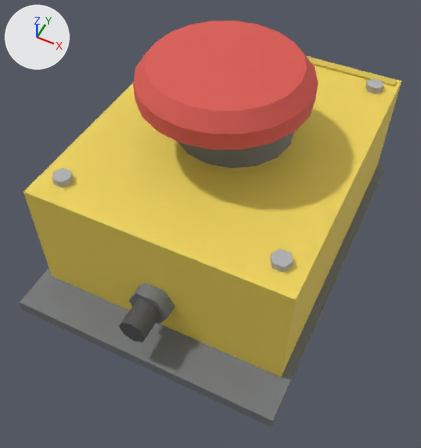
An edit to the glTF model models/kit/liButton_steel.glb, drawn before and after from the same camera.
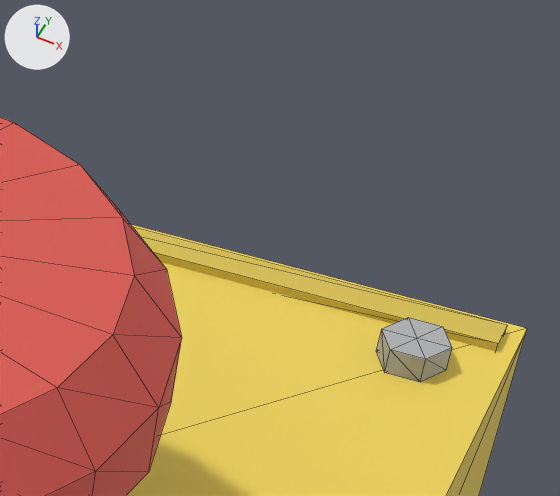
Each version is shown whole from a 50 mm camera at (0.08, -0.172, 0.22) aimed at (0.004, -0.021, 0.031), then close up on the part from 65% to 97% of the width and 0% to 27% of the height. The axes (+X, +Y, +Z) are drawn at upper left. The lights are the same throughout. The older version's two pictures come first. The close-ups show mesh edges as thin lines. Vertices at exactly the same position are counted once.

The scene before the commit, as lines of its bpy script (objects in view):
```python
me_base = bpy.data.meshes.new('base')
me_base.from_pydata(...)  # 243 vertices, 416 faces; spans x -0.06..0.06, y -0.08..0.08, z 0.0..0.1
# faces by material slot: [32, 384]
me_base.materials.append(mat_rubber)
me_base.materials.append(mat_steel)
ob_libutton_steel = bpy.data.objects.new('liButton_steel', me_base)
ob_libutton_steel.location = (0.0, 0.0, 0.0)
```
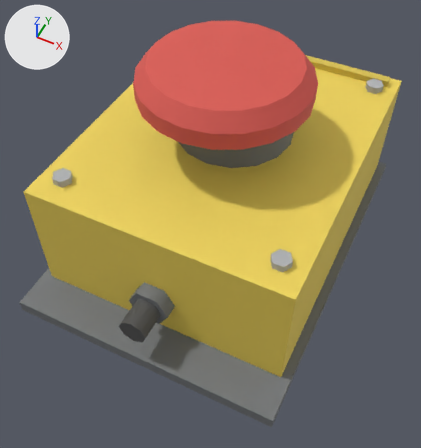
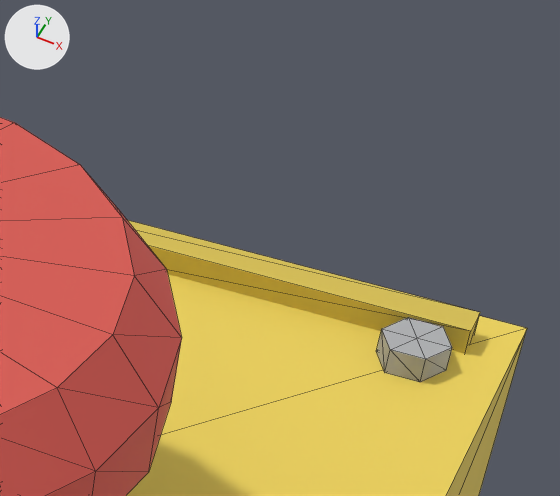
Scene script edits in JSON lines:
```json
{"block": "me_base", "where": "me_base.from_pydata(...)  # 243 vertices, 416 faces; spans x -0.06..0.06, y -0.08..0.08, z 0.0..0.1"}
{"block": "me_base", "where": "# used by ob_libutton_steel; location = (0.0, 0.0, 0.0)"}
{"block": "me_base", "change": "me_base part 1: the loose piece of 8 vertices spanning x -0.054..0.054, y 0.07..0.074, z 0.056..0.061 is scaled about its middle by (0.944, 1, 1.4), then moved by (0.0, -0.002, 0.001)"}
```

Boxes [x1, y1, x2, y2] around the edits, measured in the close-ups (560 x 496 px; the box of a moved part takes in the faces that stretch with it):
```json
{"part": 1, "of": "me_base", "change": "moved or reshaped", "before": [133, 227, 507, 351], "after": [128, 220, 480, 354]}
```
